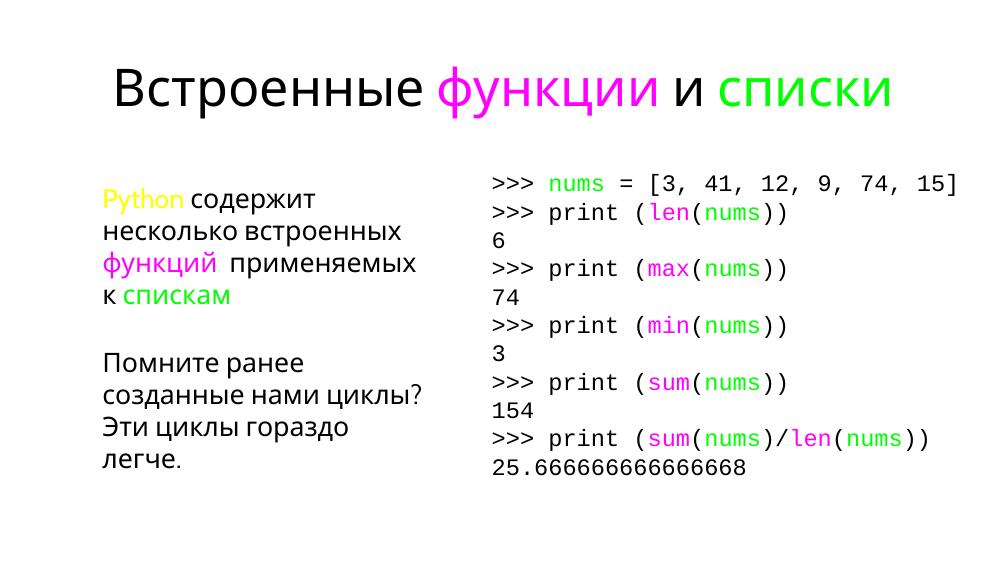
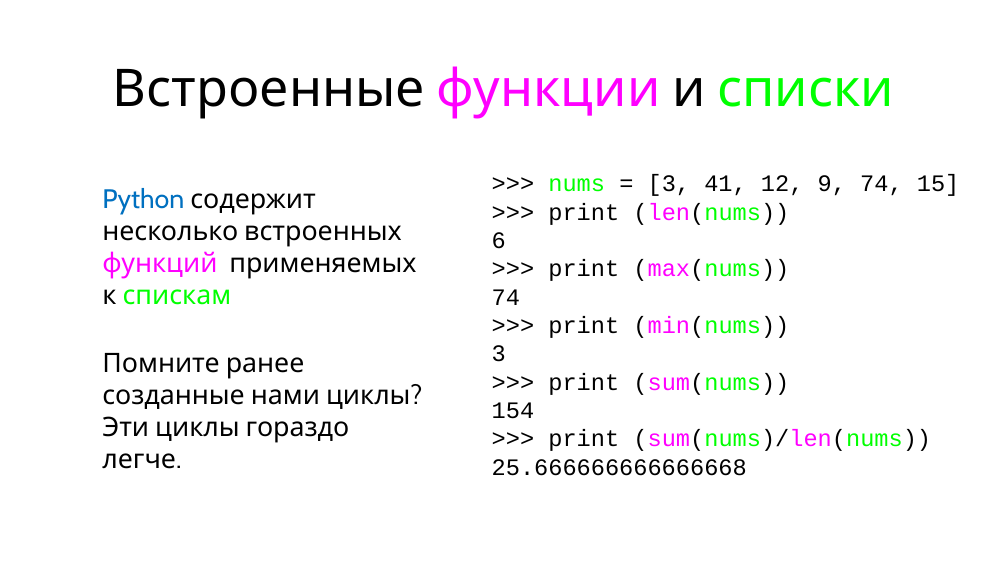
Before and after one commit to maxchv/LearnPython, a slide deck: slide 32 of week02/05.Lists.pptx (slide 28 before the commit). Drawn at 1008x567 pixels with LibreOffice and Linux fonts; fonts in the diff are those of the drawing. Boxes give left, top, right and bottom in pixels: in the first picture for what was removed or moved away, otherwise in the second. Text is boxed around its words. In the diff, an @@ line names an element or a change of style, - is before the commit and + after.

```diff
--- a/week02/05.Lists.pptx
+++ b/week02/05.Lists.pptx
@@ text at box(102, 188, 416, 305): text colour #FFFF00 to #0070C0 in "Python" @@
```
Also in this commit, not shown: 4 other slides changed, 7 slides added, 1 other file.
